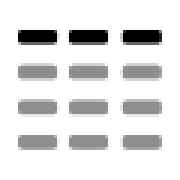
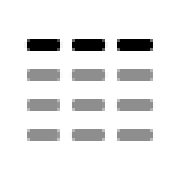
Two versions of the same layered image (180 × 180). Layer-by-layer changes:
renamed "Left" to "View List", moved it out of group "heading" over (24, 30, 156, 144)
moved "heading" into group "View List" over (18, 30, 162, 51)
renamed "Shape 2 copy 21" to "Shape 2 copy 9", moved it into group "Right", painted on it over (18, 39, 153, 150)
renamed "Shape 2 copy 20" to "Shape 2 copy", moved it into group "Right", painted on it over (18, 39, 153, 117)
moved "Shape 2 copy 8" (1st of 4, in "View List" › "heading" › "Left") into group "Left", painted on it over (66, 39, 111, 150)
moved "Rows" into group "View List" over (18, 63, 162, 150)
renamed "Shape 2 copy 9" to "Shape 2 copy 5", moved it into group "Rows", painted on it over (27, 30, 162, 144)
renamed "Shape 2 copy 8" to "Shape 2 copy 20", moved it into group "Rows", painted on it over (27, 30, 111, 111)
painted on "Shape 2 copy 5" (3rd of 4, in "View List" › "Rows") over (18, 99, 60, 150)
moved "Shape 2 copy" (2nd of 4, in "View List" › "Rows" › "Right copy 3") into group "Right copy 3", painted on it over (117, 30, 162, 144)
renamed "Shape 2 copy 5" to "Shape 2 copy 8", moved it into group "Left copy 3", painted on it over (18, 102, 105, 141)
renamed "Shape 2 copy 5" to "qhirw", moved it into group "Left copy 3", painted on it over (18, 66, 105, 144)
moved "Shape 2 copy" (3rd of 4, in "View List" › "Rows" › "Right copy 2") into group "Right copy 2", painted on it over (117, 99, 162, 150)
moved "qhirw" (3rd of 4, in "View List" › "Rows" › "Left copy 2") into group "Left copy 2", painted on it over (66, 99, 111, 150)
moved "Shape 2 copy" (4th of 4, in "View List" › "Rows" › "Right copy") into group "Right copy", painted on it over (117, 69, 162, 117)
moved "qhirw" (4th of 4, in "View List" › "Rows" › "Left copy") into group "Left copy", painted on it over (66, 69, 111, 117)
…and 14 more changes (3 added, 9 painted, 2 removed, 1 stack)
